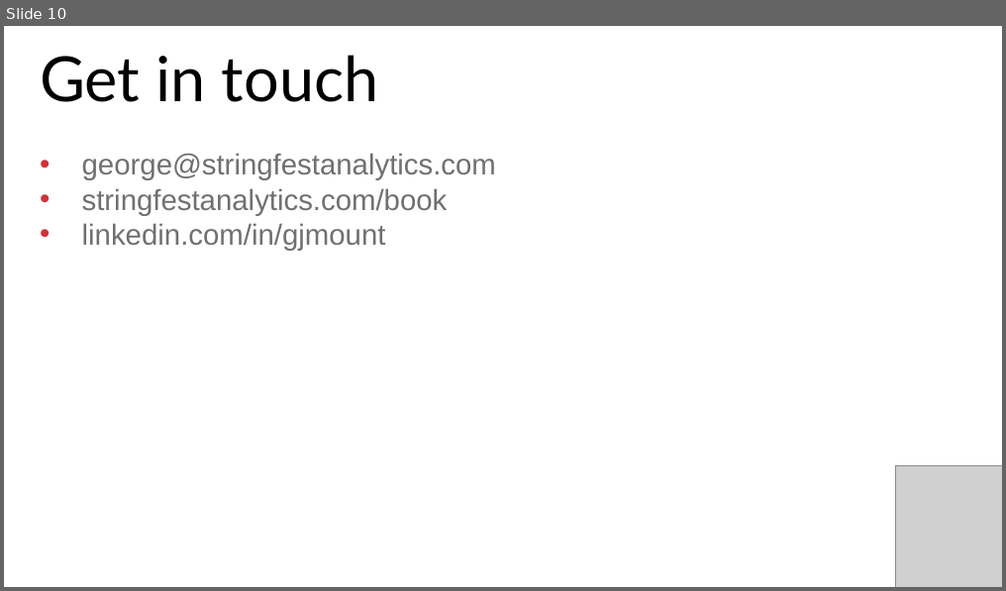
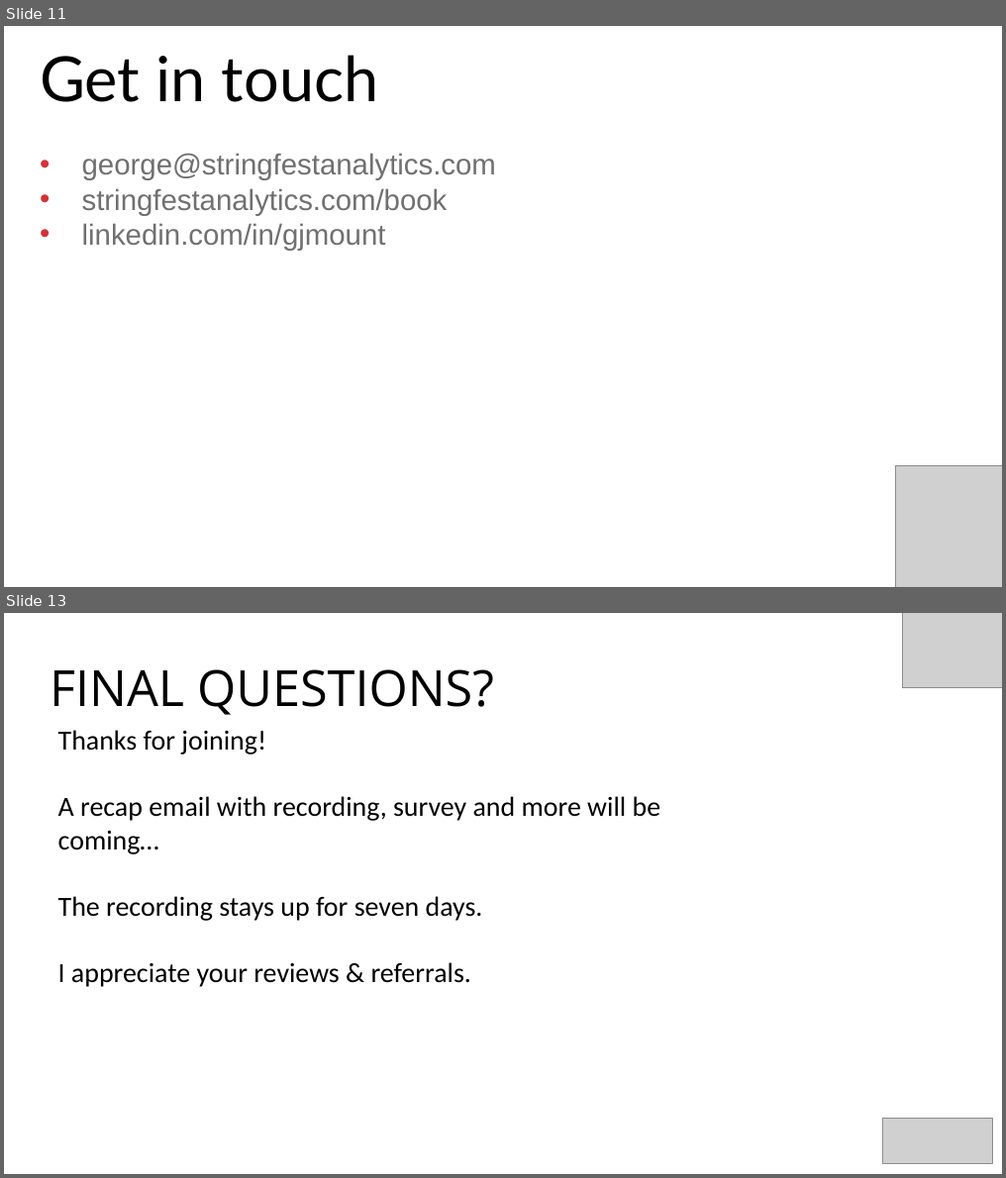
Before and after one commit to izuebenebe/automating-excel-with-python-webinar, a slide deck: automating-excel-with-python.pptx. Shown one above the other, each under a label of ours: slide 10 before the commit, slides 11 and 13 after it; the slides between them are not shown. The pictures are 1006x591 and 1006x1178 pixels, drawn with LibreOffice and Linux fonts; fonts in the diff are those of the drawing; grey boxes stand for pictures. Boxes give left, top, right and bottom in pixels: in the first picture for what was removed or moved away, otherwise in the second. Text is boxed around its words. In the diff, an @@ line names an element or a change of style, - is before the commit and + after.

```diff
--- a/automating-excel-with-python.pptx
+++ b/automating-excel-with-python.pptx
@@ slide 13 added at bbox=[4, 613, 1002, 1174], background #FFFFFF @@
@@ picture added at bbox=[902, 613, 1002, 688] @@
@@ text added at bbox=[50, 669, 494, 715], 48 pt, text #000000 @@
+FINAL QUESTIONS?
@@ text added at bbox=[58, 730, 661, 987], 26.7 pt, text #000000 @@
+Thanks for joining!
+A recap email with recording, survey and more will be coming…
+The recording stays up for seven days.
+I appreciate your reviews & referrals.
@@ picture added at bbox=[882, 1119, 992, 1164] @@
@@ what was slide 10 is now slide 11 @@
```
Also in this commit, not shown: 1 slide changed, 4 other slides added, 2 slides removed, 2 other files.
